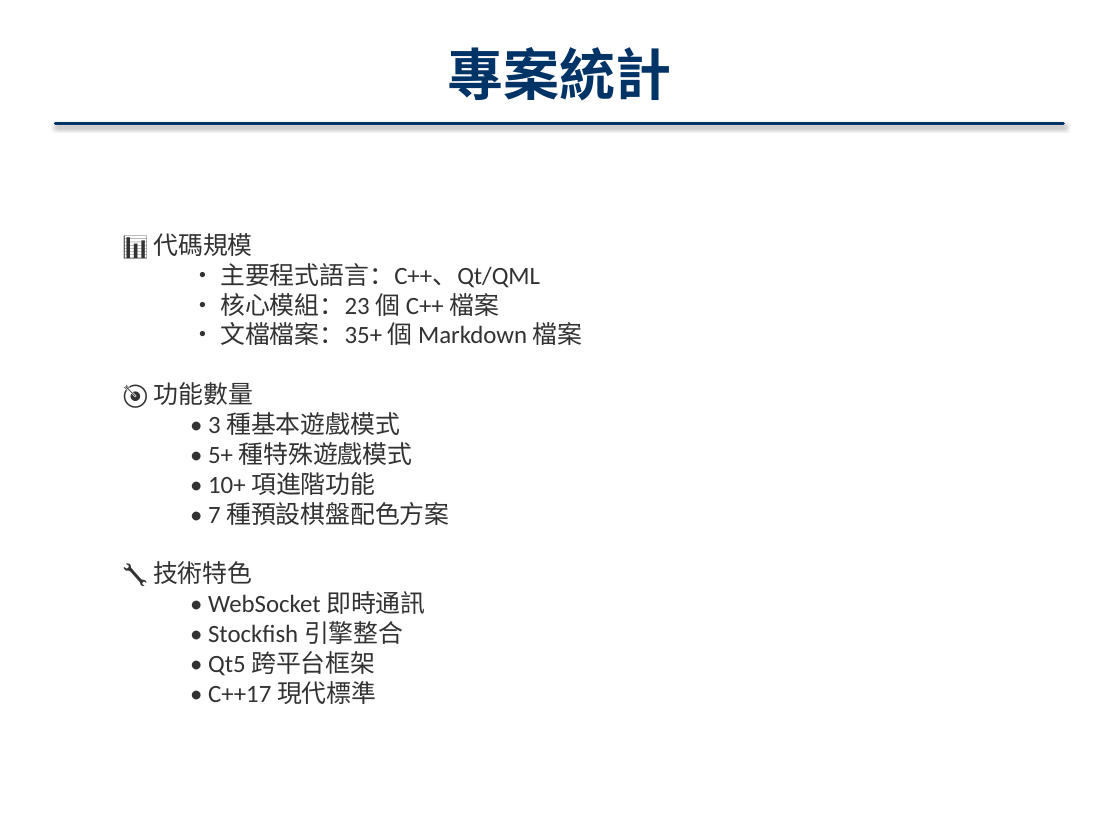
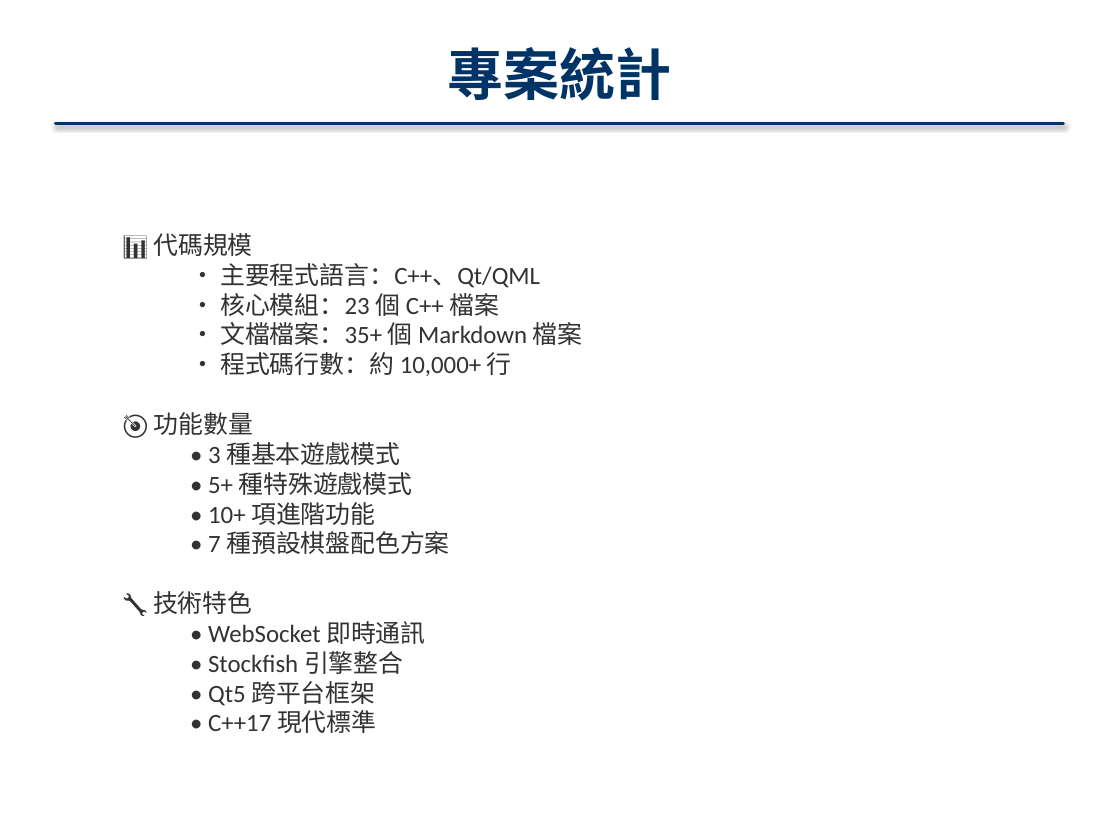
Before and after one commit to 41343112/Qt_11401_8, a slide deck: slide 22 of Qt_Chess_專案報告.pptx (slide 15 before the commit). Drawn at 1120x840 pixels with LibreOffice and Linux fonts; fonts in the diff are those of the drawing. Boxes give left, top, right and bottom in pixels: in the first picture for what was removed or moved away, otherwise in the second. Text is boxed around its words. In the diff, an @@ line names an element or a change of style, - is before the commit and + after.

```diff
--- a/Qt_Chess_專案報告.pptx
+++ b/Qt_Chess_專案報告.pptx
@@ text at <box>220,352,512,376</box>: paragraph added @@
+  • 程式碼行數：約 10,000+ 行
```
Also in this commit, not shown: 1 other slide changed, 7 slides added.
